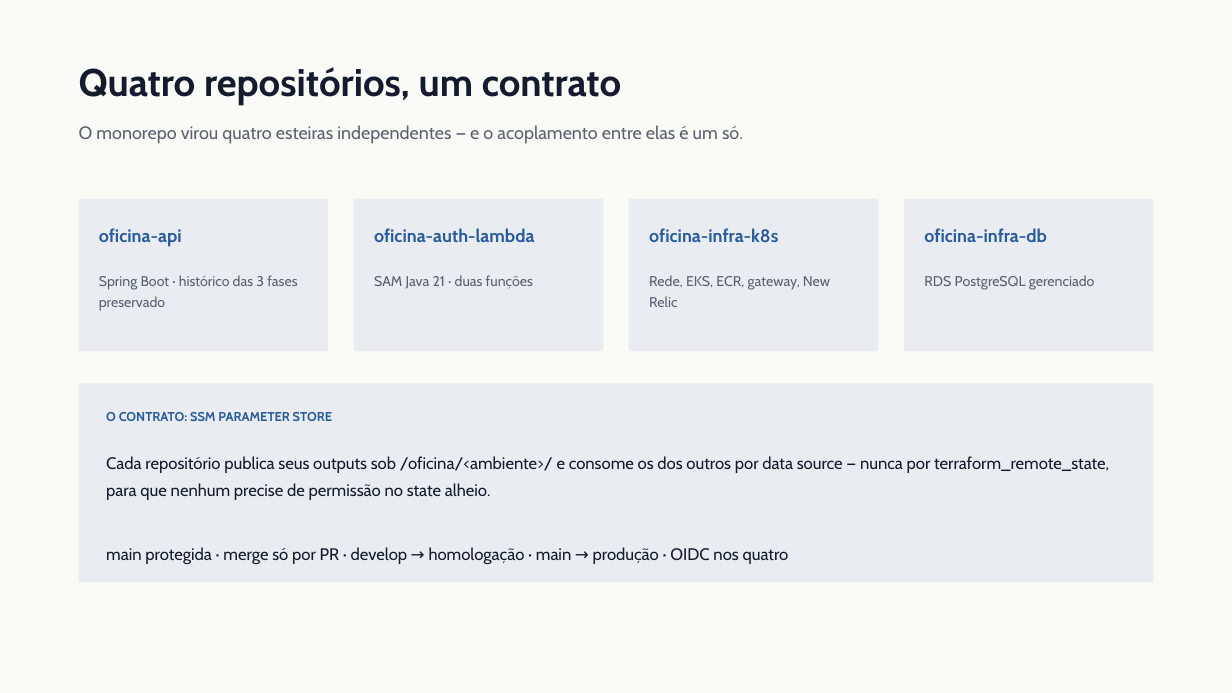
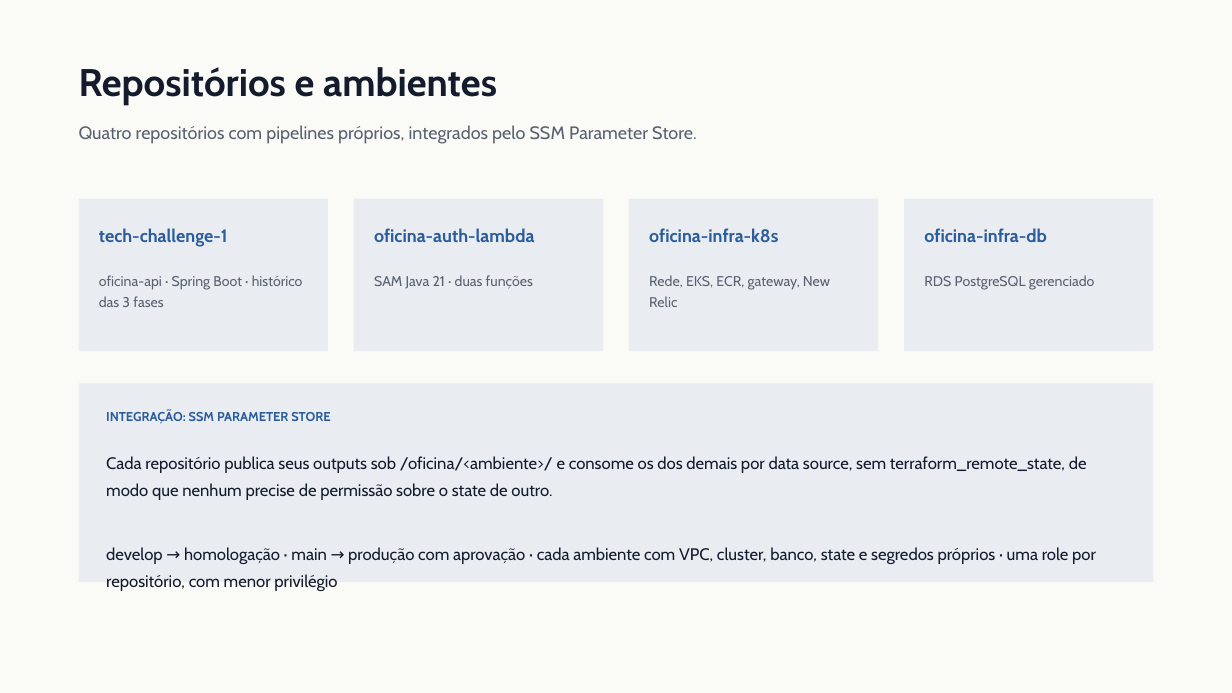
Before and after one commit to Guilherme-Fumagali/tech-challenge-1, a slide deck: slide 6 of docs/tech-challenge-3/apresentacao.pptx. Drawn at 1232x693 pixels with LibreOffice and Linux fonts; fonts in the diff are those of the drawing. Boxes give left, top, right and bottom in pixels: in the first picture for what was removed or moved away, otherwise in the second. Text is boxed around its words. In the diff, an @@ line names an element or a change of style, - is before the commit and + after.

```diff
--- a/docs/tech-challenge-3/apresentacao.pptx
+++ b/docs/tech-challenge-3/apresentacao.pptx
@@ text at (79, 67, 497, 105): text changed @@
-Quatro repositórios, um contrato
+Repositórios e ambientes
@@ text at (79, 125, 697, 144): text changed @@
-O monorepo virou quatro esteiras independentes — e o acoplamento entre elas é um só.
+Quatro repositórios com pipelines próprios, integrados pelo SSM Parameter Store.
@@ text at (99, 228, 228, 247): text changed @@
-oficina-api
+tech-challenge-1
@@ text at (99, 275, 303, 307): text changed @@
-Spring Boot · histórico das 3 fases preservado
+oficina-api · Spring Boot · histórico das 3 fases
@@ text at (106, 410, 330, 424): text changed @@
-O CONTRATO: SSM PARAMETER STORE
+INTEGRAÇÃO: SSM PARAMETER STORE
@@ text at (106, 456, 1096, 564): text changed @@
-Cada repositório publica seus outputs sob /oficina/<ambiente>/ e consome os dos outros por data source — nunca por terraform_remote_state, para que nenhum precise de permissão no state alheio.
-main protegida · merge só por PR · develop → homologação · main → produção · OIDC nos quatro
+Cada repositório publica seus outputs sob /oficina/<ambiente>/ e consome os dos demais por data source, sem terraform_remote_state, de modo que nenhum precise de permissão sobre o state de outro.
+develop → homologação · main → produção com aprovação · cada ambiente com VPC, cluster, banco, state e segredos próprios · uma role por repositório, com menor privilégio
```
Also in this commit, not shown: 13 other slides changed, 1 other file.
